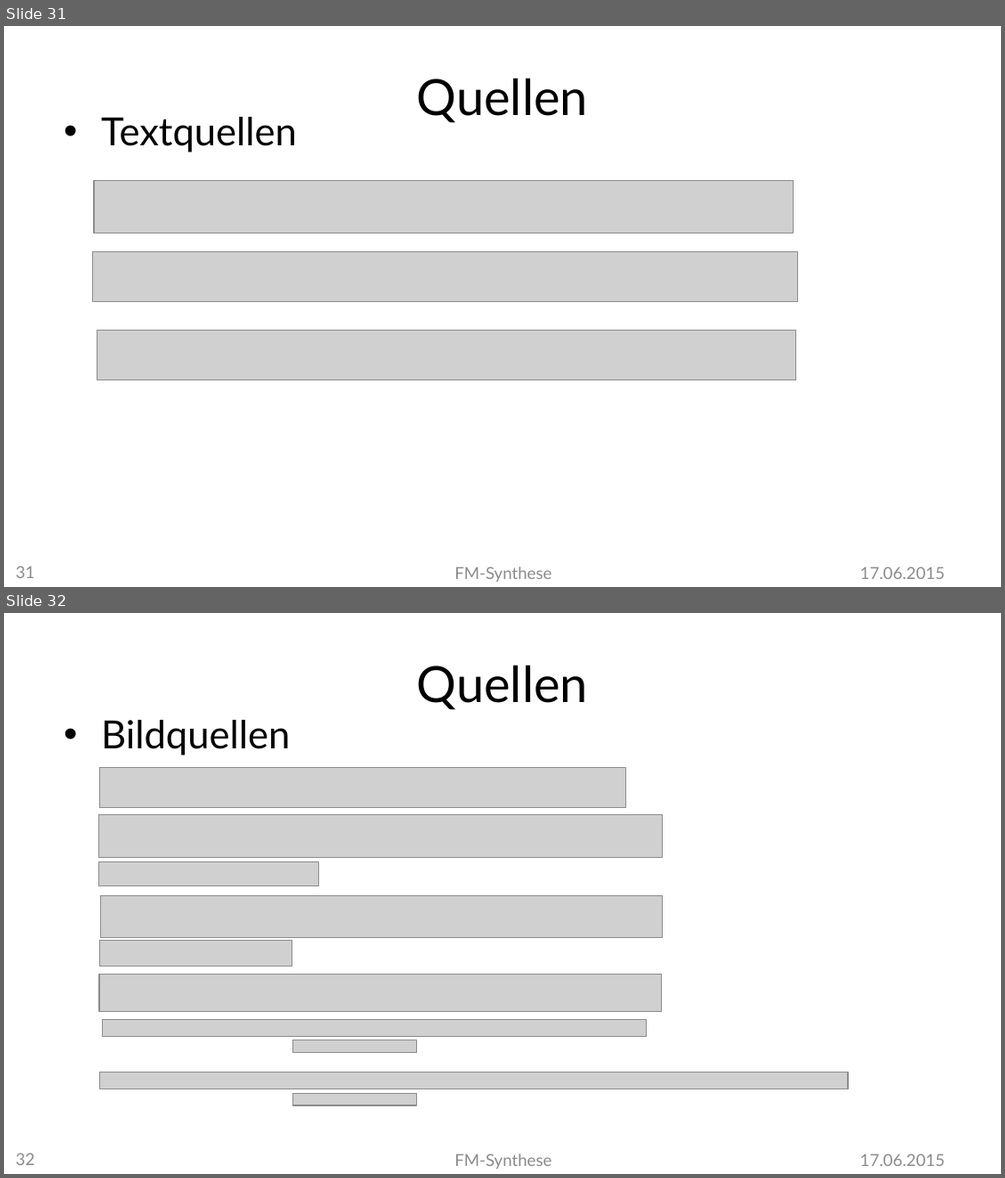
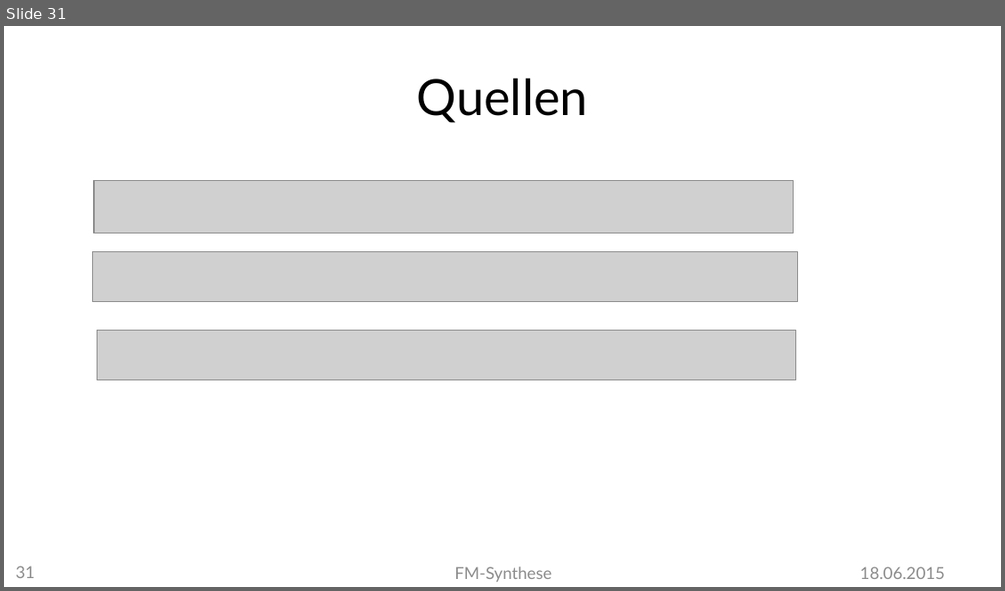
Before and after one commit to MBulli/VSeminar, a slide deck: Praesentation/FMSynthese-Julius.pptx. Shown one above the other, each under a label of ours: slides 31 and 32 before the commit, slide 31 after it. The pictures are 1005x1178 and 1005x591 pixels, drawn with LibreOffice and Linux fonts; fonts in the diff are those of the drawing; grey boxes stand for pictures; background and template pictures are left out. Boxes give left, top, right and bottom in pixels: in the first picture for what was removed or moved away, otherwise in the second. Text is boxed around its words. In the diff, an @@ line names an element or a change of style, - is before the commit and + after.

Commit message:
Text-Bugfixes and presentation

```diff
--- a/Praesentation/FMSynthese-Julius.pptx
+++ b/Praesentation/FMSynthese-Julius.pptx
@@ slide 32 removed at (x1=4, y1=613, x2=1001, y2=1174), background #FFFFFF @@
@@ title removed at (x1=417, y1=665, x2=588, y2=710) @@
-Quellen
@@ text removed at (x1=101, y1=720, x2=290, y2=755) @@
-• Bildquellen
@@ picture removed at (x1=100, y1=768, x2=626, y2=807) @@
@@ picture removed at (x1=98, y1=815, x2=662, y2=859) @@
@@ picture removed at (x1=98, y1=862, x2=319, y2=886) @@
@@ picture removed at (x1=101, y1=896, x2=663, y2=938) @@
@@ picture removed at (x1=100, y1=940, x2=292, y2=965) @@
@@ picture removed at (x1=100, y1=973, x2=662, y2=1011) @@
@@ picture removed at (x1=103, y1=1019, x2=647, y2=1036) @@
@@ picture removed at (x1=292, y1=1039, x2=417, y2=1052) @@
@@ picture removed at (x1=100, y1=1071, x2=848, y2=1088) @@
@@ picture removed at (x1=292, y1=1094, x2=417, y2=1105) @@
@@ page number removed at (x1=16, y1=1152, x2=35, y2=1165) @@
-32
@@ text removed at (x1=454, y1=1153, x2=551, y2=1168) @@
-FM-Synthese
@@ text removed at (x1=860, y1=1153, x2=945, y2=1166) @@
-17.06.2015
@@ slide 31 changed as well @@
@@ text removed at (x1=101, y1=117, x2=297, y2=152) @@
-• Textquellen
@@ text at (x1=860, y1=566, x2=945, y2=579): text changed @@
-17.06.2015
+18.06.2015
```
Also in this commit, not shown: 27 other slides changed, 11 other files.
